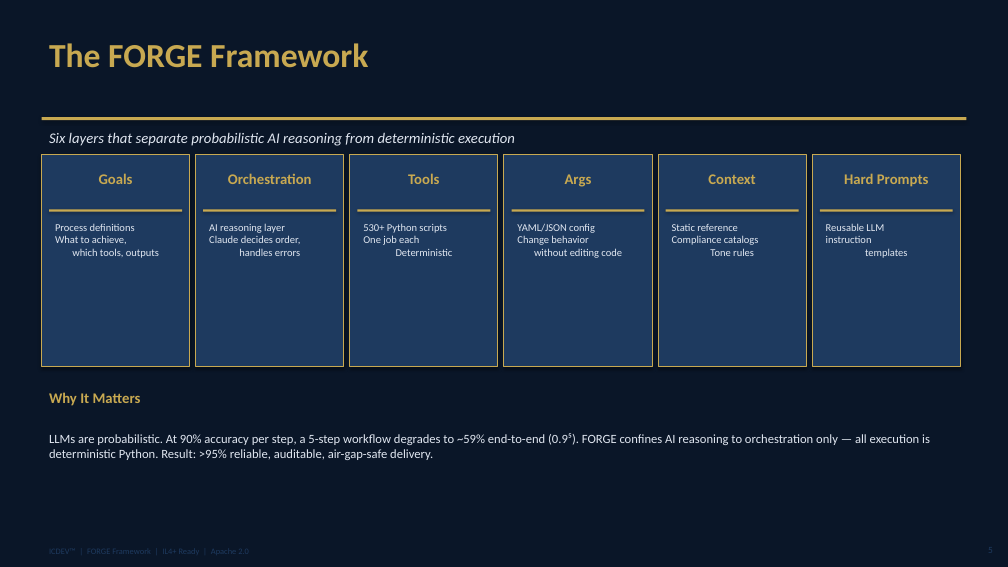
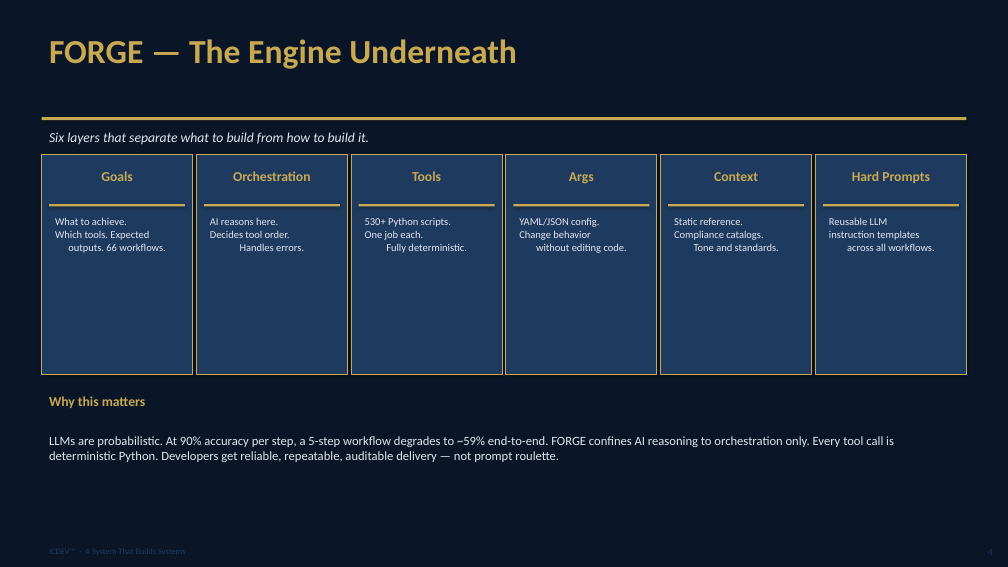
Before and after one commit to icdev-ai/icdev, a slide deck: slide 4 of tools/presentations/output/ICDEV_Executive_Deck.pptx (slide 5 before the commit). Drawn at 1008x567 pixels with LibreOffice and Linux fonts; fonts in the diff are those of the drawing. Boxes give left, top, right and bottom in pixels: in the first picture for what was removed or moved away, otherwise in the second. Text is boxed around its words. In the diff, an @@ line names an element or a change of style, - is before the commit and + after.

```diff
--- a/tools/presentations/output/ICDEV_Executive_Deck.pptx
+++ b/tools/presentations/output/ICDEV_Executive_Deck.pptx
@@ text at <box>49,39,517,69</box>: text changed @@
-The FORGE Framework
+FORGE — The Engine Underneath
@@ text at <box>49,132,369,144</box>: text changed; size 14 to 13 pt @@
-Six layers that separate probabilistic AI reasoning from deterministic execution
+Six layers that separate what to build from how to build it.
@@ rectangle: place and size @@
-rectangle at <box>42,155,190,367</box>
+rectangle at <box>42,155,193,374</box>
@@ rectangle: place and size @@
-rectangle at <box>196,155,344,367</box>
+rectangle at <box>197,155,348,374</box>
@@ rectangle: place and size @@
-rectangle at <box>350,155,498,367</box>
+rectangle at <box>351,155,502,374</box>
@@ rectangle: place and size @@
-rectangle at <box>504,155,653,367</box>
+rectangle at <box>506,155,657,374</box>
@@ rectangle: place and size @@
-rectangle at <box>658,155,806,367</box>
+rectangle at <box>661,155,812,374</box>
@@ size 14 to 13 pt in 6 elements at <box>101,171,132,181</box>, <box>233,171,310,181</box>, <box>412,171,441,181</box>, <box>569,172,594,184</box>, <box>852,171,930,183</box>, <box>714,172,758,181</box> @@
@@ rectangle: place and size @@
-rectangle at <box>812,155,960,367</box>
+rectangle at <box>815,155,966,374</box>
@@ text "Hard Prompts": place and size @@
-text "Hard Prompts" at <box>844,173,929,187</box>
+text "Hard Prompts" at <box>852,171,930,183</box>
@@ rectangle: place and size @@
-rectangle at <box>49,209,182,212</box>
+rectangle at <box>49,204,185,206</box>
@@ rectangle: place and size @@
-rectangle at <box>203,209,337,212</box>
+rectangle at <box>204,204,340,206</box>
@@ rectangle: place and size @@
-rectangle at <box>358,209,491,212</box>
+rectangle at <box>358,204,495,206</box>
@@ rectangle: place and size @@
-rectangle at <box>511,209,644,212</box>
+rectangle at <box>513,204,650,206</box>
@@ rectangle: place and size @@
-rectangle at <box>665,209,799,212</box>
+rectangle at <box>668,204,805,206</box>
@@ rectangle: place and size @@
-rectangle at <box>820,209,953,212</box>
+rectangle at <box>823,204,959,206</box>
@@ text at <box>55,217,165,253</box>: text changed @@
-Process definitions
-What to achieve,
-which tools, outputs
+What to achieve.
+Which tools. Expected
+outputs. 66 workflows.
@@ text at <box>210,218,304,251</box>: text changed @@
-AI reasoning layer
-Claude decides order,
-handles errors
+AI reasons here.
+Decides tool order.
+Handles errors.
@@ text at <box>365,218,466,253</box>: text changed @@
-530+ Python scripts
-One job each
-Deterministic
+530+ Python scripts.
+One job each.
+Fully deterministic.
@@ text at <box>519,218,627,253</box>: text changed @@
-YAML/JSON config
-Change behavior
-without editing code
+YAML/JSON config.
+Change behavior
+without editing code.
@@ text at <box>674,218,779,251</box>: text changed @@
-Static reference
-Compliance catalogs
-Tone rules
+Static reference.
+Compliance catalogs.
+Tone and standards.
@@ text at <box>829,217,934,251</box>: text changed @@
-Reusable LLM
-instruction
-templates
+Reusable LLM
+instruction templates
+across all workflows.
@@ text at <box>49,396,145,408</box>: text changed; size 14 to 13 pt @@
-Why It Matters
+Why this matters
@@ text at <box>49,436,894,462</box>: text changed @@
-LLMs are probabilistic. At 90% accuracy per step, a 5-step workflow degrades to ~59% end-to-end (0.9⁵). FORGE confines AI reasoning to orchestration only — all execution is deterministic Python. Result: >95% reliable, auditable, air-gap-safe delivery.
+LLMs are probabilistic. At 90% accuracy per step, a 5-step workflow degrades to ~59% end-to-end. FORGE confines AI reasoning to orchestration only. Every tool call is deterministic Python. Developers get reliable, repeatable, auditable delivery — not prompt roulette.
```
Also in this commit, not shown: 9 other slides changed, 8 slides added, 10 slides removed, 2 other files.
